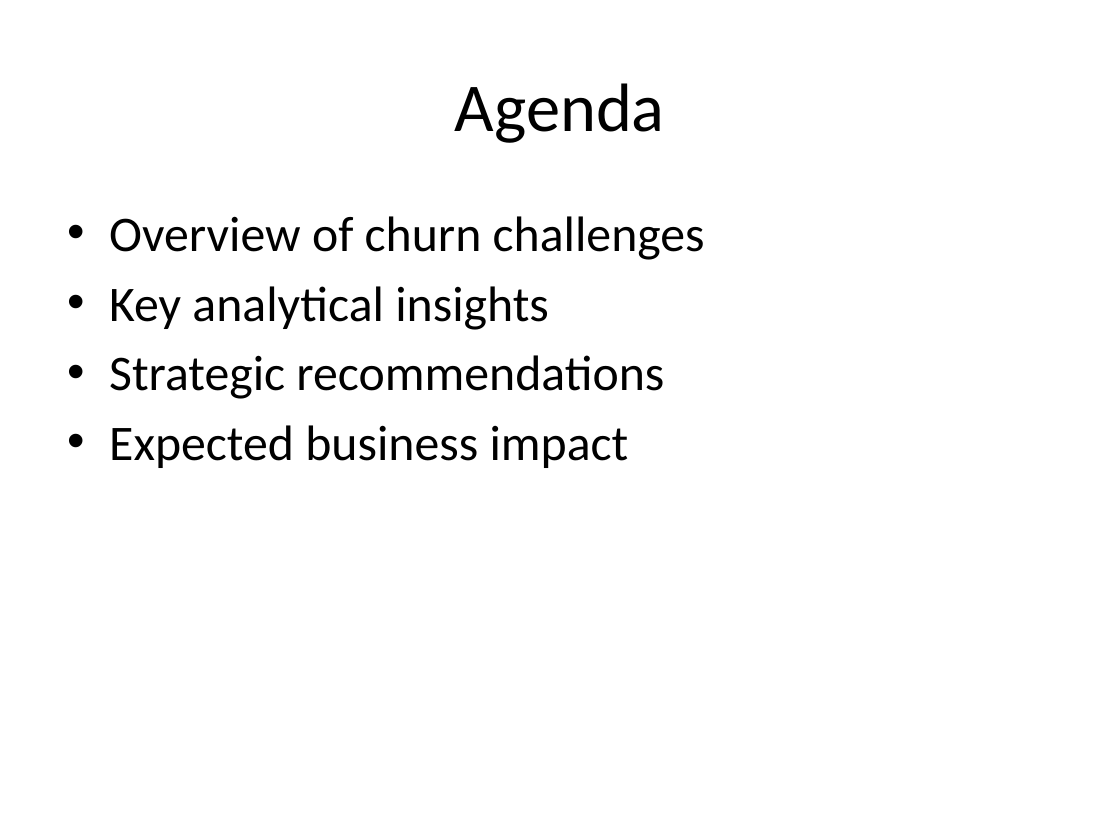
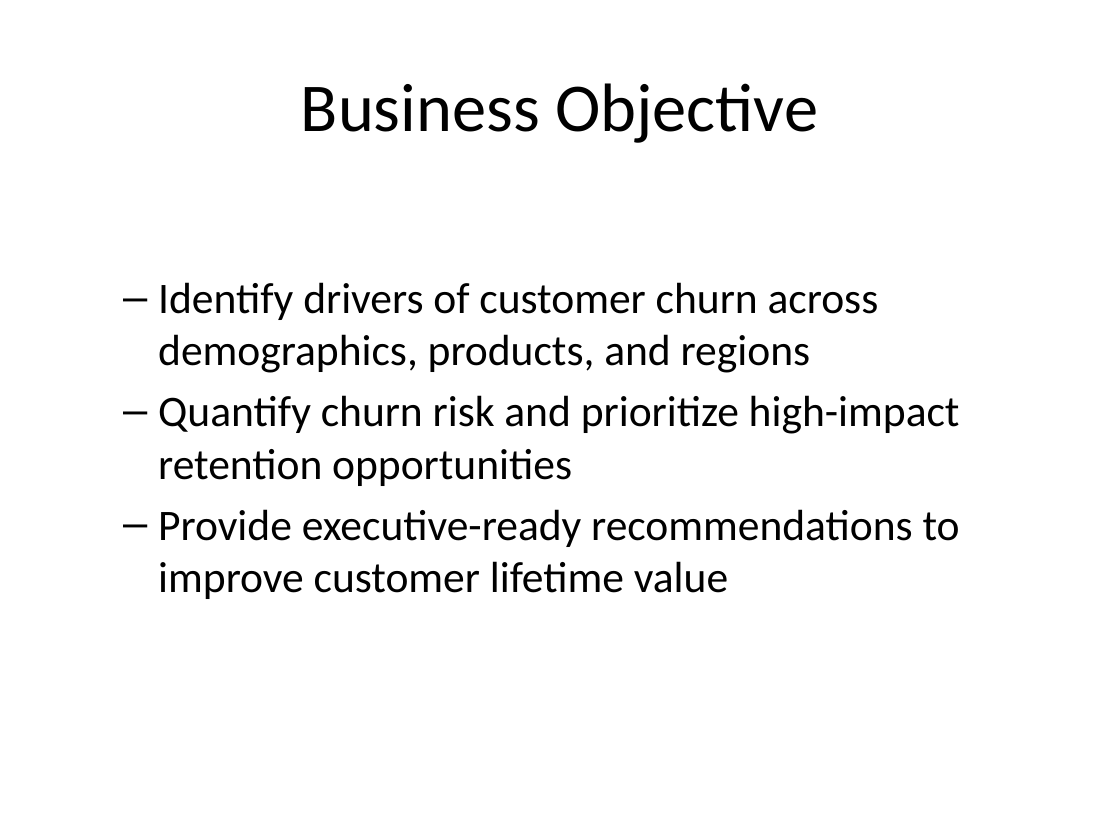
Before and after one commit to cwalton133/abc-bank-churn-analysis, a slide deck: slide 2 of slides/ABC_Bank_Churn_Recommendations.pptx. Drawn at 1120x840 pixels with LibreOffice and Linux fonts; fonts in the diff are those of the drawing. Boxes give left, top, right and bottom in pixels: in the first picture for what was removed or moved away, otherwise in the second. Text is boxed around its words. In the diff, an @@ line names an element or a change of style, - is before the commit and + after.

```diff
--- a/slides/ABC_Bank_Churn_Recommendations.pptx
+++ b/slides/ABC_Bank_Churn_Recommendations.pptx
@@ title at (x1=301, y1=83, x2=818, y2=143): text changed @@
-Agenda
+Business Objective
@@ text at (x1=158, y1=282, x2=960, y2=599): text changed; size 32 to 28 pt @@
-• Overview of churn challenges
-• Key analytical insights
-• Strategic recommendations
-• Expected business impact
+  – Identify drivers of customer churn across demographics, products, and regions
+  – Quantify churn risk and prioritize high-impact retention opportunities
+  – Provide executive-ready recommendations to improve customer lifetime value
```
Also in this commit, not shown: 3 other slides changed, 6 slides added, 6 slides removed.
